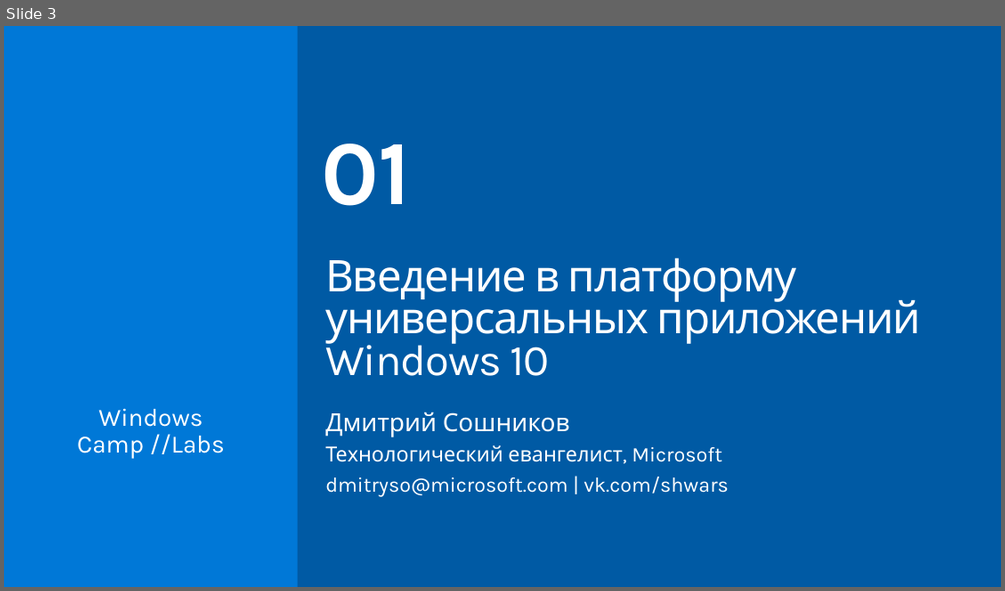
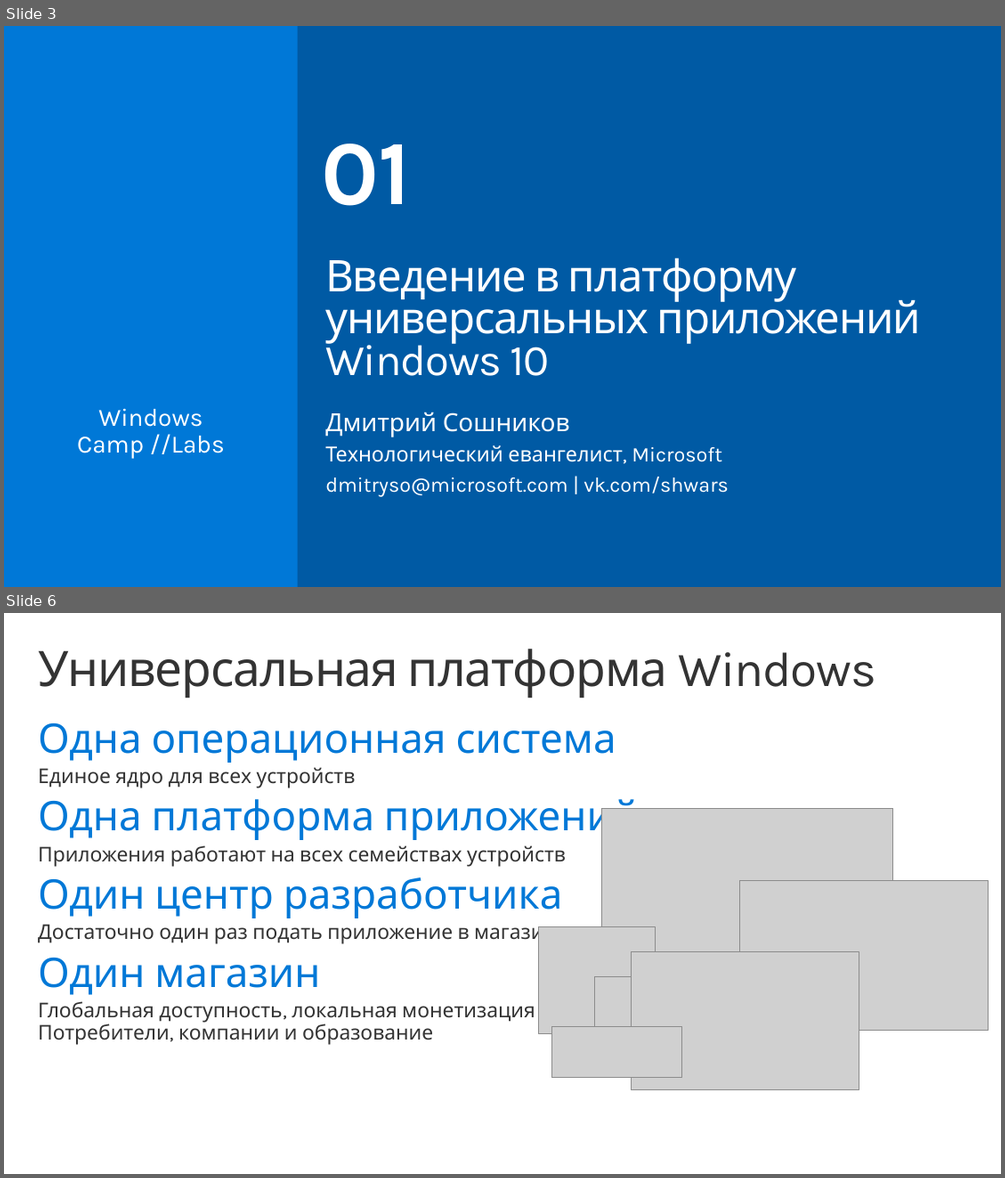
Before and after one commit to evangelism/WinDevWorkshop, a slide deck: !RU 01. Introduction/01. Intro to UWP.pptx. Shown one above the other, each under a label of ours: slide 3 before the commit, slides 3 and 6 after it; the slides between them are not shown. The pictures are 1005x591 and 1005x1178 pixels, drawn with LibreOffice and Linux fonts; fonts in the diff are those of the drawing; grey boxes stand for pictures; background and template pictures are left out. Boxes give left, top, right and bottom in pixels: in the first picture for what was removed or moved away, otherwise in the second. Text is boxed around its words. In the diff, an @@ line names an element or a change of style, - is before the commit and + after.

```diff
--- a/!RU 01. Introduction/01. Intro to UWP.pptx
+++ b/!RU 01. Introduction/01. Intro to UWP.pptx
@@ slide 6 added at (4,613,1001,1174), background #FFFFFF @@
@@ title added at (38,649,876,698), 47 pt, text #333333 @@
+Универсальная платформа Windows
@@ text added at (38,723,639,1045), 19.6 pt, text #333333 @@
+Одна операционная система
+  Единое ядро для всех устройств
+Одна платформа приложений
+  Приложения работают на всех семействах устройств
+Один центр разработчика
+  Достаточно один раз подать приложение в магазин
+Один магазин
+  Глобальная доступность, локальная монетизация
+  Потребители, компании и образование
@@ group added at (539,808,988,1089): 6 pictures @@
```
Also in this commit, not shown: 9 slides changed, 1 other slide added, 2 slides removed, 1 other file.
